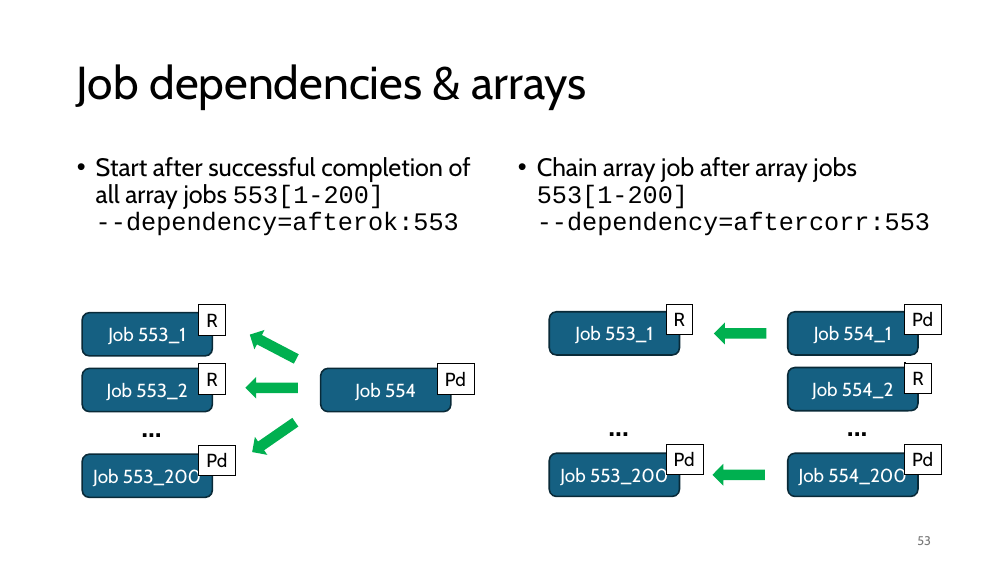
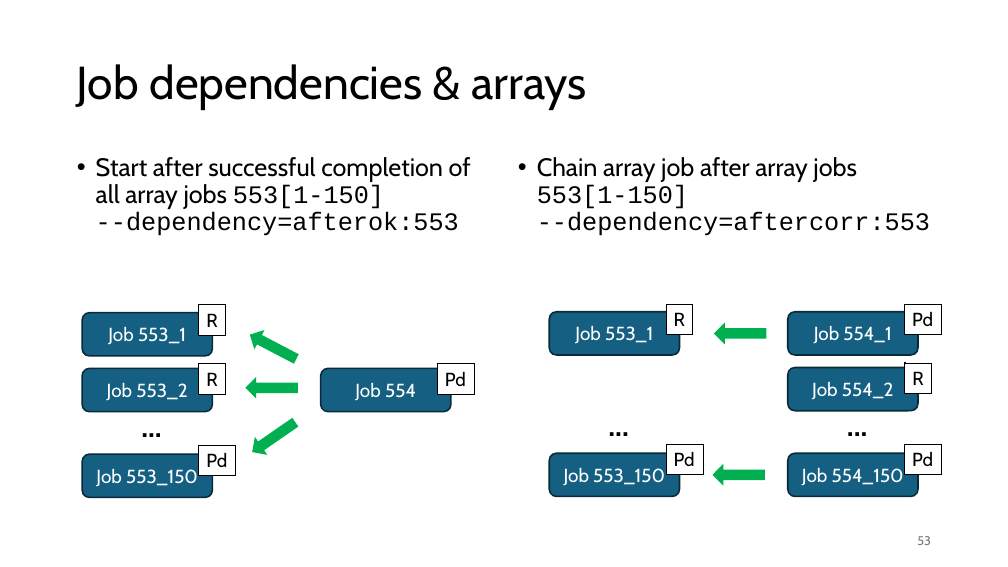
Before and after one commit to gjbex/Workflows-for-HPC, a slide deck: slide 53 of workflow_for_HPC.pptx. Drawn at 1008x567 pixels with LibreOffice and Linux fonts; fonts in the diff are those of the drawing. Boxes give left, top, right and bottom in pixels: in the first picture for what was removed or moved away, otherwise in the second. Text is boxed around its words. In the diff, an @@ line names an element or a change of style, - is before the commit and + after.

Commit message:
Fix typos

```diff
--- a/workflow_for_HPC.pptx
+++ b/workflow_for_HPC.pptx
@@ text at [96,157,471,236]: text changed @@
-• Start after successful completion of all array jobs 553[1-200]
-  --dependency=afterok:553
+• Start after successful completion of all array jobs 553[1-150]
+  --dependency=afterok:553
@@ text at [537,157,930,236]: text changed @@
-• Chain array job after array jobs 553[1-200]
-  --dependency=aftercorr:553
+• Chain array job after array jobs 553[1-150]
+  --dependency=aftercorr:553
@@ text in rounded rectangle at [96,469,198,487]: text changed @@
-Job 553_200
+Job 553_150
@@ text in rounded rectangle at [564,468,665,485]: text changed @@
-Job 553_200
+Job 553_150
@@ text in rounded rectangle at [802,468,904,486]: text changed @@
-Job 554_200
+Job 554_150
```
Also in this commit, not shown: 12 other slides changed.
